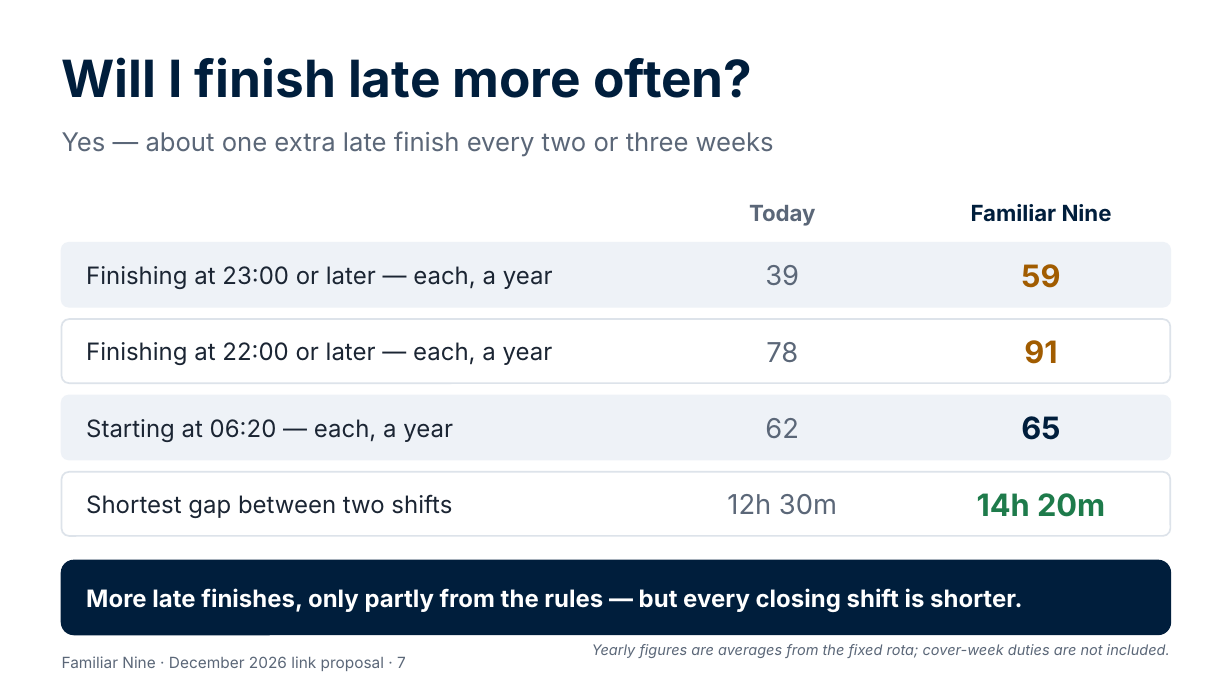
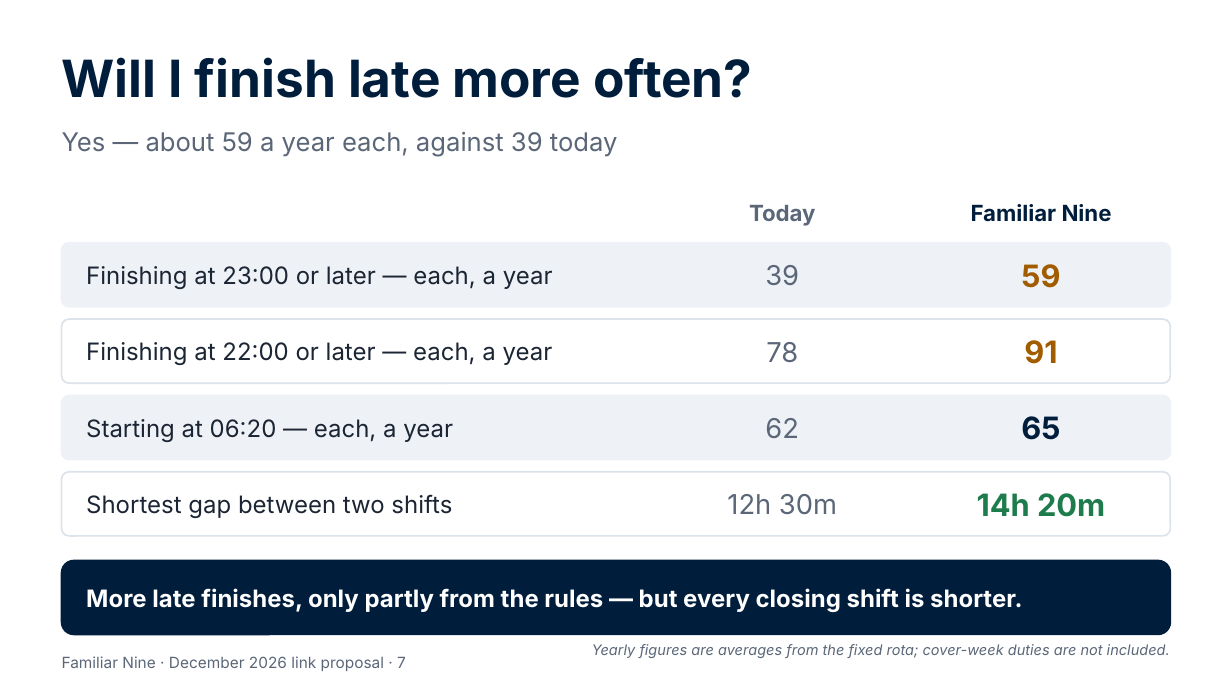
Before and after one commit to Garethdavidmiller/roster-app, a slide deck: slide 7 of docs/links-24/presentations/Familiar-Nine-for-colleagues.pptx. Drawn at 1232x693 pixels with LibreOffice and Linux fonts; fonts in the diff are those of the drawing. Boxes give left, top, right and bottom in pixels: in the first picture for what was removed or moved away, otherwise in the second. Text is boxed around its words. In the diff, an @@ line names an element or a change of style, - is before the commit and + after.

```diff
--- a/docs/links-24/presentations/Familiar-Nine-for-colleagues.pptx
+++ b/docs/links-24/presentations/Familiar-Nine-for-colleagues.pptx
@@ text at <box>62,132,618,157</box>: text changed @@
-Yes — about one extra late finish every two or three weeks
+Yes — about 59 a year each, against 39 today
```
Also in this commit, not shown: 3 other slides changed, 21 other files.
